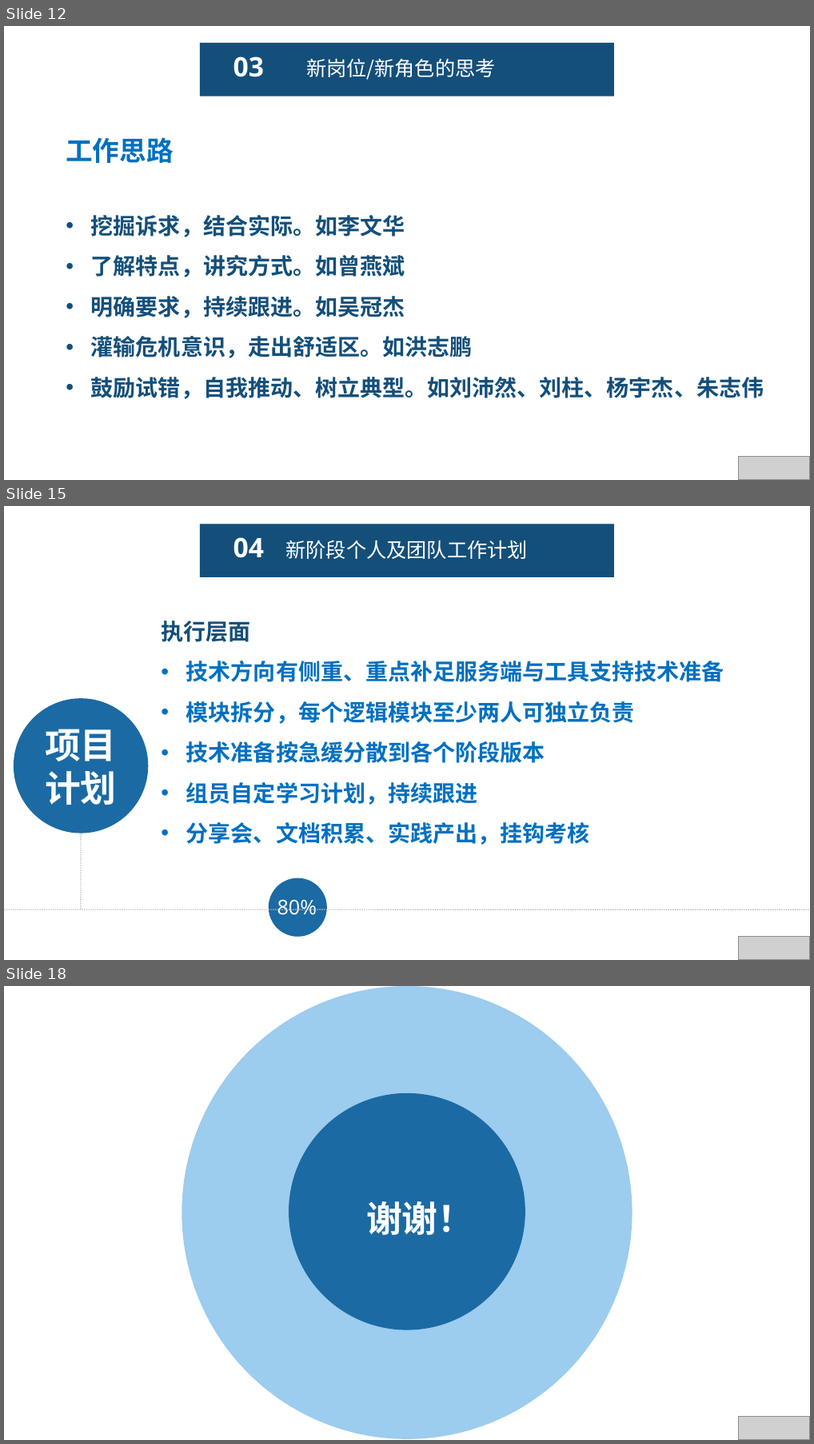
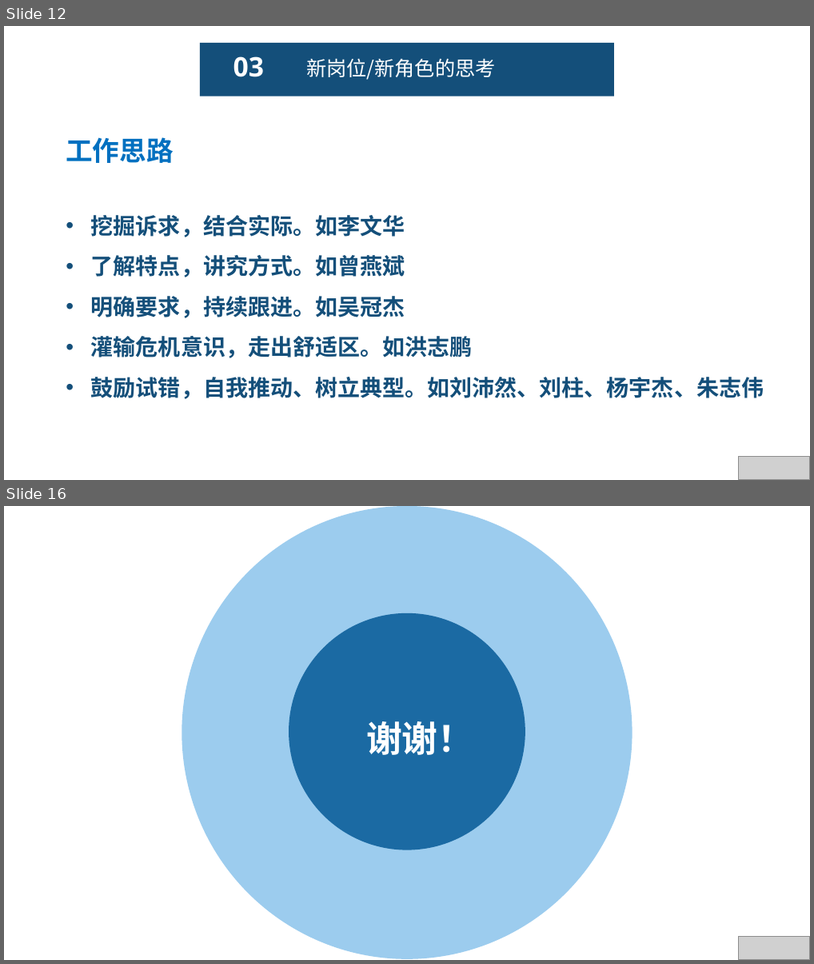
Before and after one commit to fengyuyu/world_rpg, a slide deck: 陈国锋-述职报告 .pptx. Shown one above the other, each under a label of ours: slides 12, 15 and 18 before the commit, slides 12 and 16 after it; the slides between them are not shown. The pictures are 814x1444 and 814x964 pixels, drawn with LibreOffice and Linux fonts; fonts in the diff are those of the drawing; grey boxes stand for pictures. Boxes give left, top, right and bottom in pixels: in the first picture for what was removed or moved away, otherwise in the second. Text is boxed around its words. In the diff, an @@ line names an element or a change of style, - is before the commit and + after.

```diff
--- a/陈国锋-述职报告 .pptx
+++ b/陈国锋-述职报告 .pptx
@@ slide 15 removed at [4, 506, 810, 960], background #FFFFFF @@
@@ rectangle removed at [200, 524, 614, 577] @@
@@ text removed at [234, 537, 264, 558] @@
-04
@@ text removed at [286, 540, 527, 559] @@
-新阶段个人及团队工作计划
@@ text removed at [161, 620, 725, 844] @@
-执行层面
-• 技术方向有侧重、重点补足服务端与工具支持技术准备
-• 模块拆分，每个逻辑模块至少两人可独立负责
-• 技术准备按急缓分散到各个阶段版本
-• 组员自定学习计划，持续跟进
-• 分享会、文档积累、实践产出，挂钩考核
@@ ellipse removed at [14, 698, 148, 832] @@
-项目
-计划
@@ line removed from (81, 827) to (81, 909) @@
@@ ellipse removed at [269, 878, 327, 936] @@
@@ line removed from (4, 909) to (810, 909) @@
@@ text removed at [278, 899, 318, 915] @@
-80%
@@ picture removed at [738, 936, 810, 960] @@
@@ what was slide 18 is now slide 16 @@
```
Also in this commit, not shown: 4 slides changed, 1 other slide removed.
